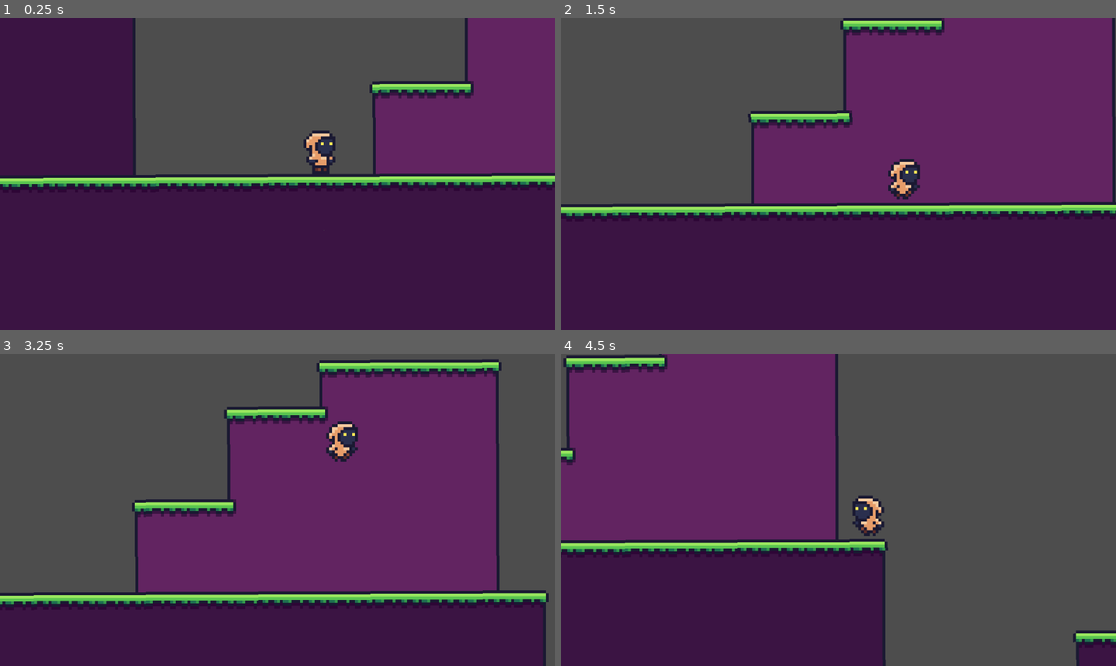
Above: before the commit, frames 1-4 (two rows, left to right).
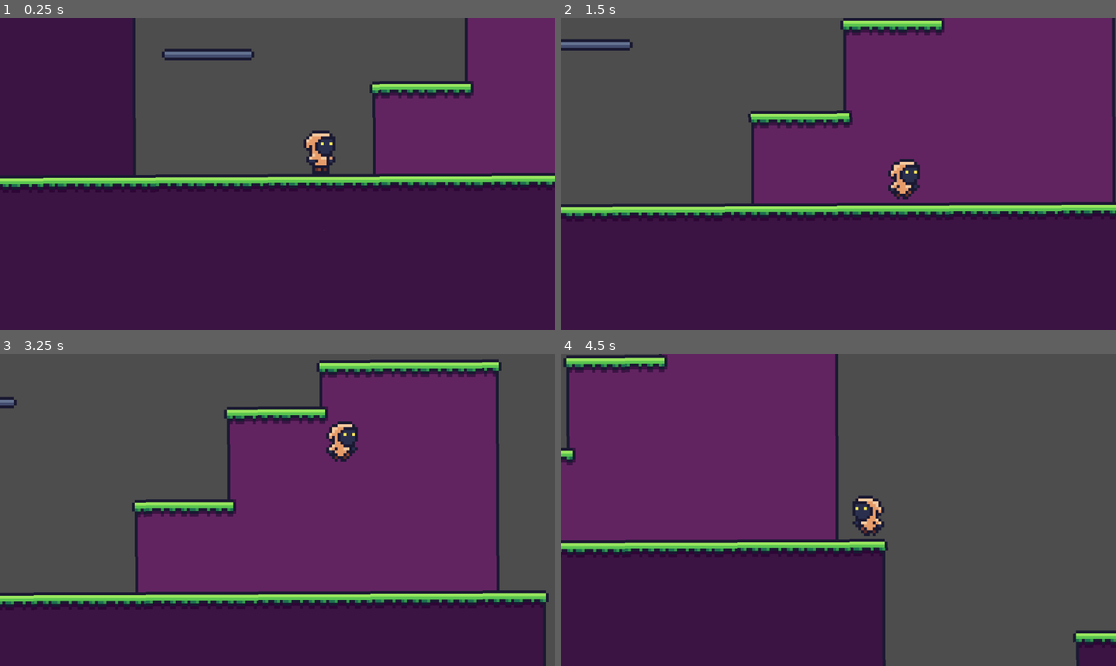
Above: after the commit, the same moments.

Repository: emilyahmad/first-platformer
Game: Godot game, scene res://Assets/Scenes/Areas/area_1.tscn
Same seed, same stepped clock (60 frames per second), same inputs: the game is played once before the commit and once after it.
Inputs:
- Up to frame 1 (0.25 s): no input
- Up to frame 2 (1.5 s): tap Enter at 0.5 s; hold Right (move_right) from 0.53 s (still down); tap Space (jump) at 0.77 s
- Up to frame 3 (3.25 s): tap Space (jump) at 1.52, 3.02 s; release Right (move_right) at 2.03 s; hold Left (move_left) 2.03-2.78 s; hold Right (move_right) from 2.78 s (still down)
- Up to frame 4 (4.5 s): tap Space (jump) at 3.77 s; release Right (move_right) at 4.28 s; hold Left (move_left) from 4.28 s (still down)

The runs differ from the first frame. In frame 1, 0.6% of the frame differs, in the area x 29-46%, y 9-14%; in frame 2, 0.5%; in frame 3, 0.1%; in frame 4, nothing differs.

Commit message:
working 2D platform

Diff:
--- a/Assets/Scenes/Areas/area_1.tscn
+++ b/Assets/Scenes/Areas/area_1.tscn
@@ -1,7 +1,8 @@
-[gd_scene load_steps=5 format=3 uid="uid://bp76dubfu8l4w"]
+[gd_scene load_steps=7 format=3 uid="uid://bp76dubfu8l4w"]
 
 [ext_resource type="Texture2D" uid="uid://6nqddcv4xuga" path="res://Assets/Sprites/tiles_1.png" id="1_uidp5"]
 [ext_resource type="PackedScene" uid="uid://b437gbf03fxqw" path="res://Assets/Scenes/player.tscn" id="2_3uyhe"]
+[ext_resource type="PackedScene" uid="uid://gv78lwduji8a" path="res://Assets/Scenes/moving_platform_large.tscn" id="3_8wi1m"]
 
 [sub_resource type="TileSetAtlasSource" id="TileSetAtlasSource_3uyhe"]
 texture = ExtResource("1_uidp5")
@@ -323,6 +324,13 @@
 terrain_set_0/terrain_1/color = Color(0.423854, 0.28047, 0.249354, 1)
 sources/0 = SubResource("TileSetAtlasSource_3uyhe")
 
+[sub_resource type="Curve2D" id="Curve2D_8wi1m"]
+resource_local_to_scene = true
+_data = {
+"points": PackedVector2Array(0, 0, 0, 0, -39, -32, 0, 0, 0, 0, -39, -75)
+}
+point_count = 2
+
 [node name="Area1" type="Node2D"]
 
 [node name="TileMap" type="TileMap" parent="."]
@@ -339,3 +347,6 @@
 rotation = -0.000682003
 speed = 2.5
 jump_power = 10.0
+
+[node name="MovingPlatformLarge" parent="." instance=ExtResource("3_8wi1m")]
+curve = SubResource("Curve2D_8wi1m")
--- /dev/null
+++ b/Assets/Scenes/moving_platform_large.tscn
@@ -0,0 +1,35 @@
+[gd_scene load_steps=5 format=3 uid="uid://gv78lwduji8a"]
+
+[ext_resource type="Script" uid="uid://df12te6atb8ej" path="res://Assets/Scripts/moving_platform.gd" id="1_e5y38"]
+[ext_resource type="Texture2D" uid="uid://dbk7urgdaabq" path="res://Assets/Sprites/platform1_large.png" id="1_patga"]
+
+[sub_resource type="Curve2D" id="Curve2D_xqbkt"]
+resource_local_to_scene = true
+_data = {
+"points": PackedVector2Array(0, 0, 0, 0, 0, 0, 0, 0, 0, 0, 0, -50)
+}
+point_count = 2
+
+[sub_resource type="RectangleShape2D" id="RectangleShape2D_patga"]
+size = Vector2(32, 4)
+
+[node name="MovingPlatformLarge" type="Path2D" node_paths=PackedStringArray("path_follow_2D")]
+curve = SubResource("Curve2D_xqbkt")
+script = ExtResource("1_e5y38")
+path_follow_2D = NodePath("PathFollow2D")
+
+[node name="PathFollow2D" type="PathFollow2D" parent="."]
+rotates = false
+
+[node name="RemoteTransform2D" type="RemoteTransform2D" parent="PathFollow2D"]
+remote_path = NodePath("../../AnimatableBody2D")
+
+[node name="AnimatableBody2D" type="AnimatableBody2D" parent="."]
+collision_layer = 512
+
+[node name="Sprite2D" type="Sprite2D" parent="AnimatableBody2D"]
+texture = ExtResource("1_patga")
+
+[node name="CollisionShape2D" type="CollisionShape2D" parent="AnimatableBody2D"]
+shape = SubResource("RectangleShape2D_patga")
+one_way_collision = true
--- /dev/null
+++ b/Assets/Scripts/moving_platform.gd
@@ -0,0 +1,15 @@
+extends Path2D
+class_name MovingPlatform
+
+@export var path_time = 1.0
+@export var ease : Tween.EaseType
+@export var transition : Tween.TransitionType
+@export var path_follow_2D : PathFollow2D
+
+func _ready():
+	move_tween()
+
+func move_tween():
+	var tween = get_tree().create_tween().set_loops()
+	tween.tween_property(path_follow_2D, "progress_ratio", 1.0, path_time).set_ease(ease).set_trans(transition)
+	tween.tween_property(path_follow_2D, "progress_ratio", 0.0, path_time).set_ease(ease).set_trans(transition)
Not shown, added: Assets/Scripts/moving_platform.gd.uid
Binary file added: Assets/Sprites/platform1_large.png
Not shown, added: Assets/Sprites/platform1_large.png.import
